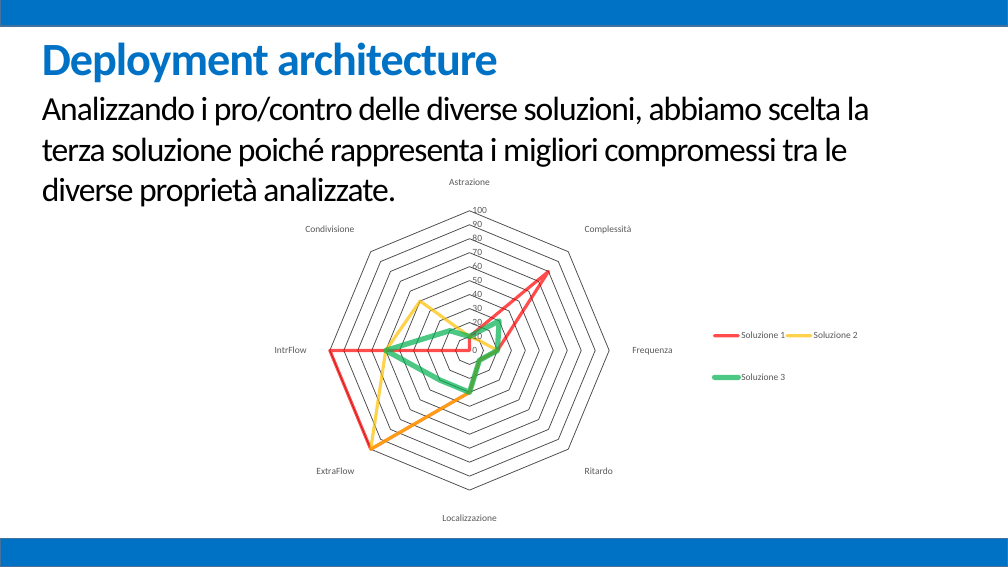
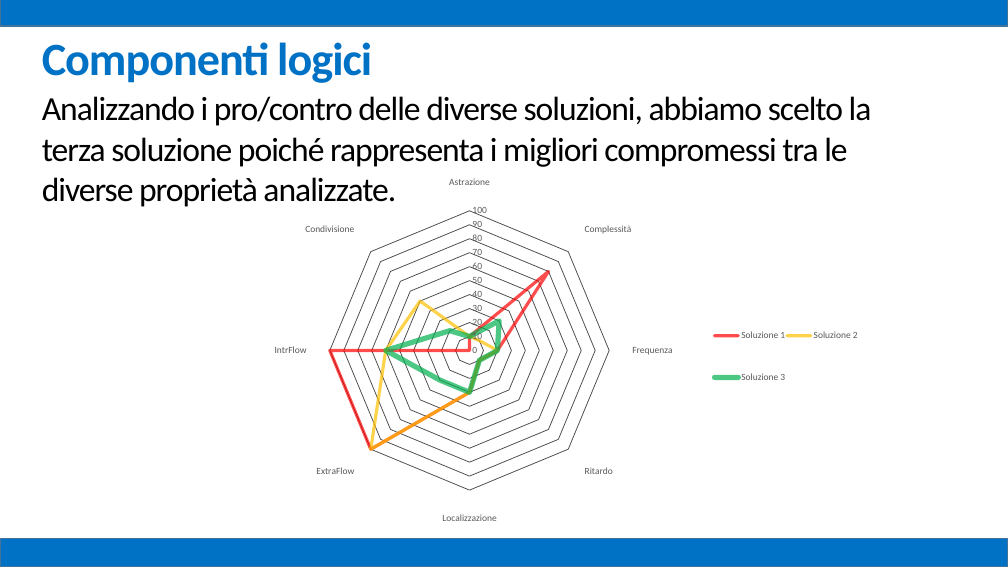
Before and after one commit to mz1991/ProgettoFebbraio2015, a slide deck: slide 39 of Febbraio 2015.pptx (slide 43 before the commit). Drawn at 1008x567 pixels with LibreOffice and Linux fonts; fonts in the diff are those of the drawing. Boxes give left, top, right and bottom in pixels: in the first picture for what was removed or moved away, otherwise in the second. Text is boxed around its words. In the diff, an @@ line names an element or a change of style, - is before the commit and + after.

```diff
--- a/Febbraio 2015.pptx
+++ b/Febbraio 2015.pptx
@@ text at bbox=[42, 42, 372, 83]: text changed @@
-Deployment architecture
+Componenti logici
@@ text at bbox=[42, 96, 872, 207]: text changed @@
-Analizzando i pro/contro delle diverse soluzioni, abbiamo scelta la terza soluzione poiché rappresenta i migliori compromessi tra le diverse proprietà analizzate.
+Analizzando i pro/contro delle diverse soluzioni, abbiamo scelto la terza soluzione poiché rappresenta i migliori compromessi tra le diverse proprietà analizzate.
```
Also in this commit, not shown: 18 other slides changed, 7 slides added, 18 other files.
